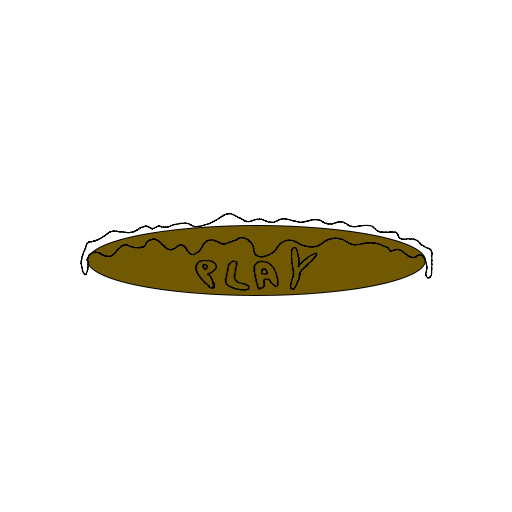
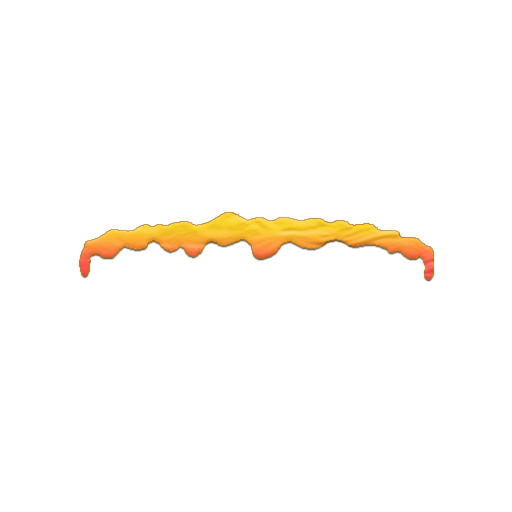
Before/after of a 512px x 512px layered artwork. What changed in the layer stack:
painted on "Boton" over box(78, 212, 435, 296)
